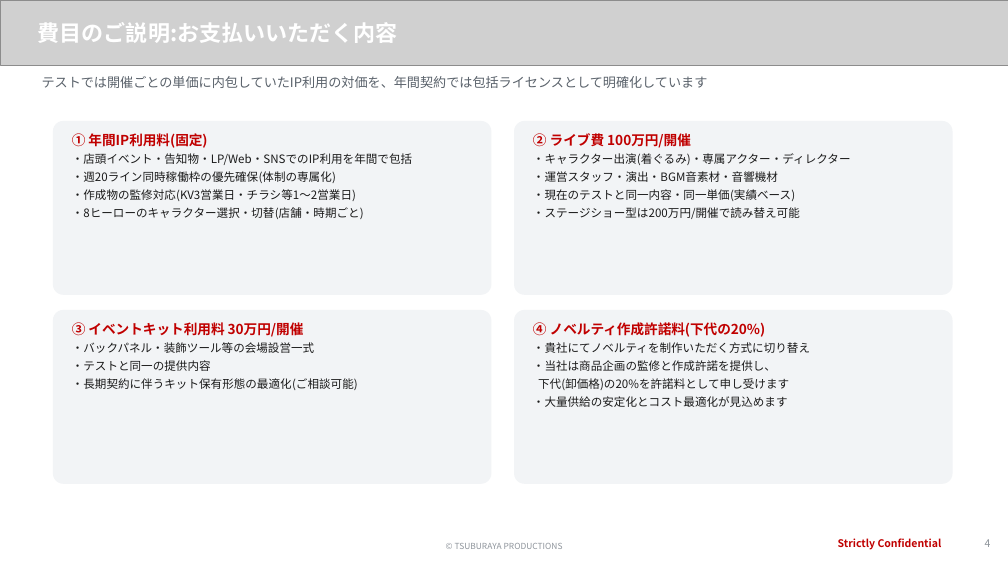
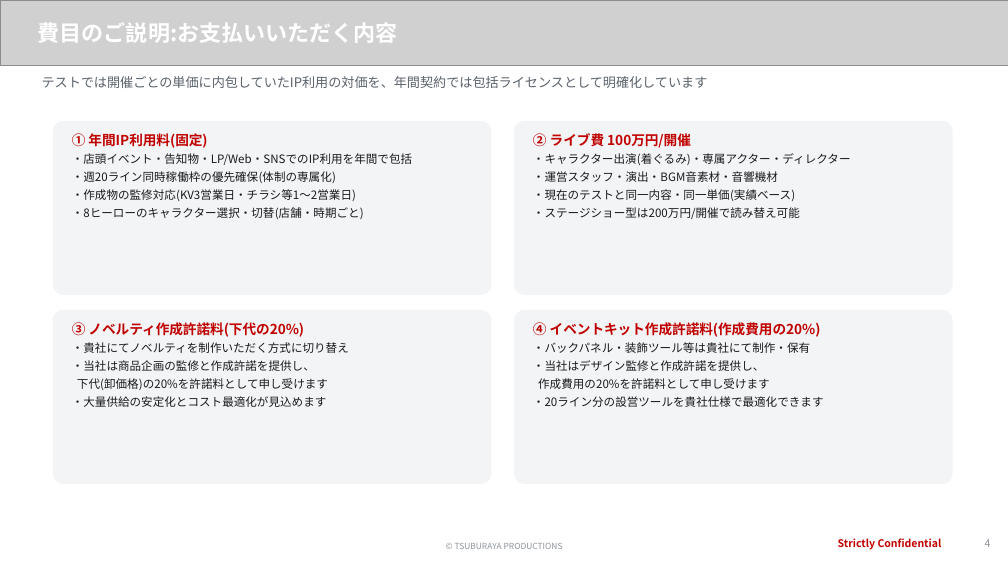
Before and after one commit to hayatoshintani-spe/kessho-lens, a slide deck: slide 4 of docs/proposals/softbank-ultraman-caravan/SB様提示用_お見積り_週20ライン2年間.pptx. Drawn at 1008x567 pixels with LibreOffice and Linux fonts; fonts in the diff are those of the drawing; grey boxes stand for pictures. Boxes give left, top, right and bottom in pixels: in the first picture for what was removed or moved away, otherwise in the second. Text is boxed around its words. In the diff, an @@ line names an element or a change of style, - is before the commit and + after.

```diff
--- a/docs/proposals/softbank-ultraman-caravan/SB様提示用_お見積り_週20ライン2年間.pptx
+++ b/docs/proposals/softbank-ultraman-caravan/SB様提示用_お見積り_週20ライン2年間.pptx
@@ text at (x1=72, y1=322, x2=349, y2=407): text changed @@
-③ イベントキット利用料 30万円/開催
-・バックパネル・装飾ツール等の会場設営一式
-・テストと同一の提供内容
-・長期契約に伴うキット保有形態の最適化(ご相談可能)
+③ ノベルティ作成許諾料(下代の20%)
+・貴社にてノベルティを制作いただく方式に切り替え
+・当社は商品企画の監修と作成許諾を提供し、
+下代(卸価格)の20%を許諾料として申し受けます
+・大量供給の安定化とコスト最適化が見込めます
@@ text at (x1=533, y1=322, x2=824, y2=407): text changed @@
-④ ノベルティ作成許諾料(下代の20%)
-・貴社にてノベルティを制作いただく方式に切り替え
-・当社は商品企画の監修と作成許諾を提供し、
-下代(卸価格)の20%を許諾料として申し受けます
-・大量供給の安定化とコスト最適化が見込めます
+④ イベントキット作成許諾料(作成費用の20%)
+・バックパネル・装飾ツール等は貴社にて制作・保有
+・当社はデザイン監修と作成許諾を提供し、
+作成費用の20%を許諾料として申し受けます
+・20ライン分の設営ツールを貴社仕様で最適化できます
```
Also in this commit, not shown: 1 other slide changed, 2 other files.
